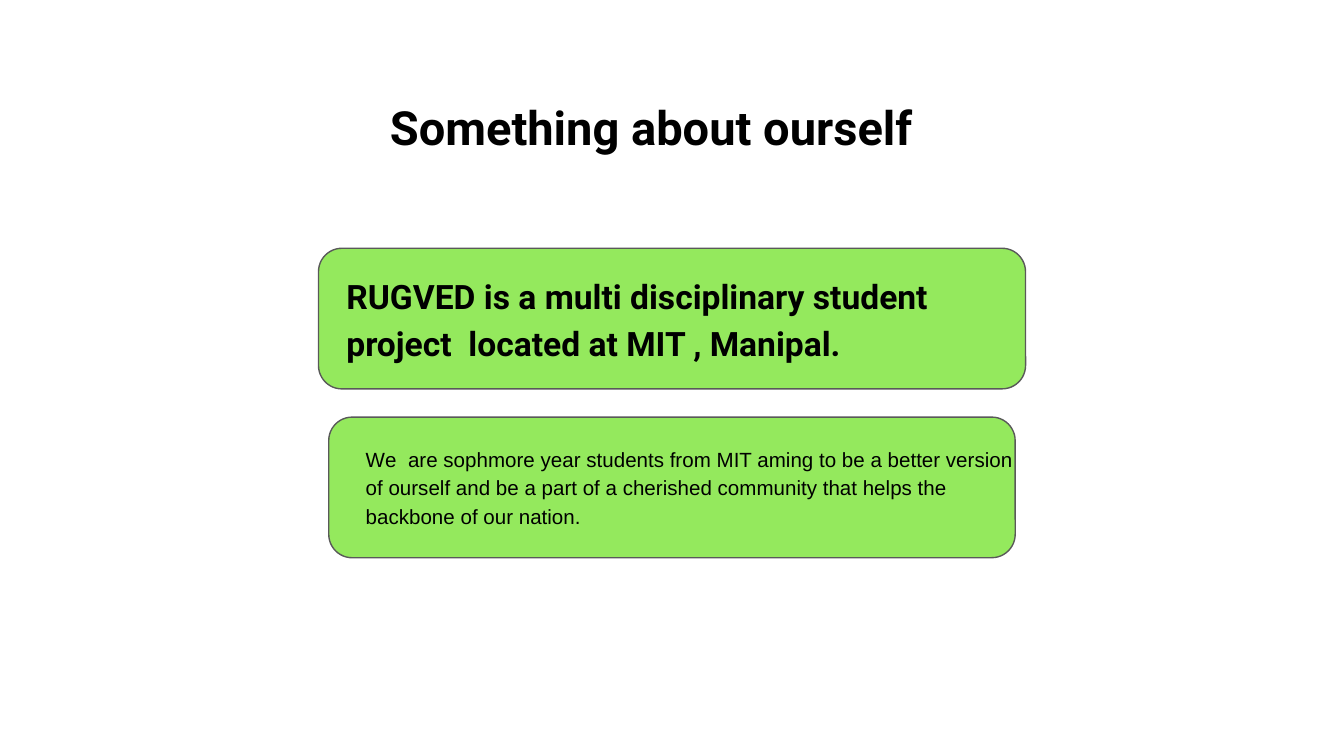
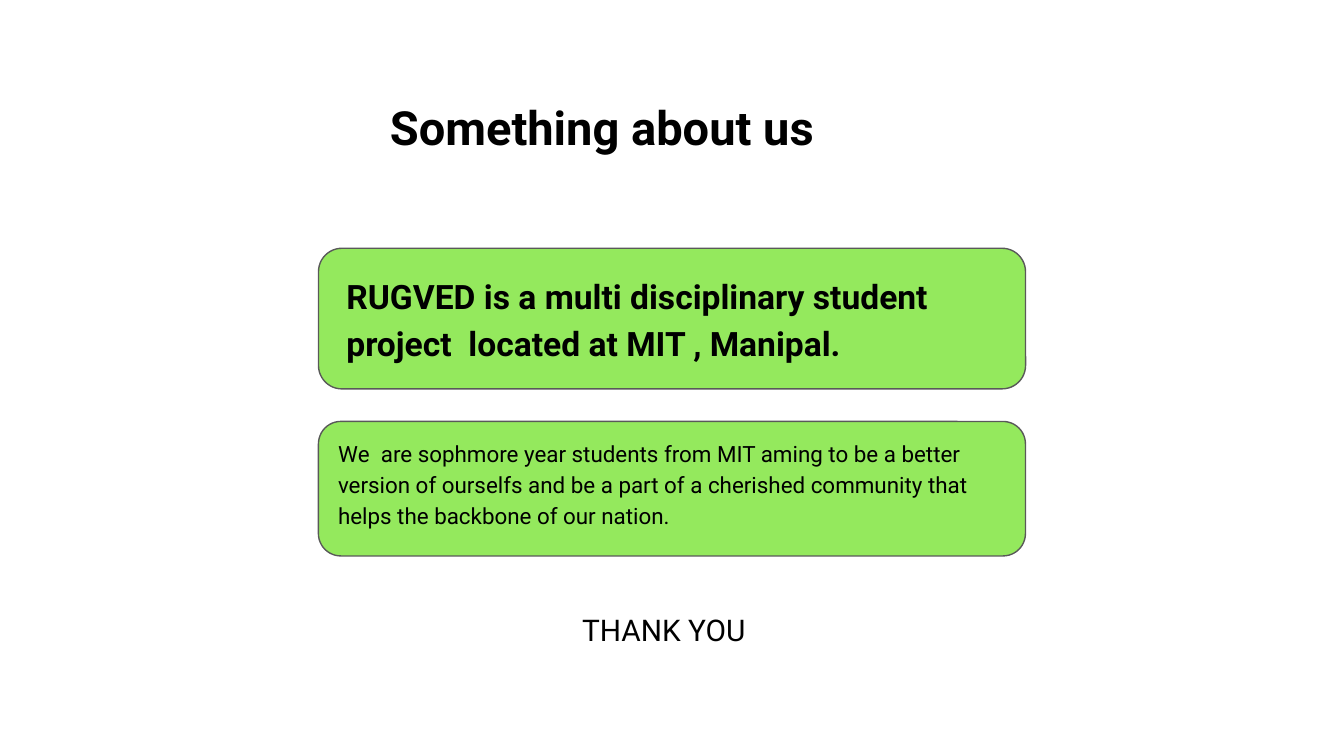
Before and after one commit to harshalplus1/hackmol4.0, a slide deck: slide 12 of HackMoL PPT Format.pptx (slide 10 before the commit). Drawn at 1344x756 pixels with LibreOffice and Linux fonts; fonts in the diff are those of the drawing; background and template pictures are left out. Boxes give left, top, right and bottom in pixels: in the first picture for what was removed or moved away, otherwise in the second. Text is boxed around its words. In the diff, an @@ line names an element or a change of style, - is before the commit and + after.

```diff
--- a/HackMoL PPT Format.pptx
+++ b/HackMoL PPT Format.pptx
@@ title at (390, 109, 814, 155): text changed @@
-Something about ourself
+Something about us
@@ rounded rectangle: place and size @@
-rounded rectangle at (329, 417, 1016, 558)
+rounded rectangle at (319, 422, 1025, 556)
@@ text at (338, 445, 967, 529): text changed; size 11 to 12 pt; font Arial to Roboto @@
-We are sophmore year students from MIT aming to be a better version of ourself and be a part of a cherished community that helps the backbone of our nation.
+We are sophmore year students from MIT aming to be a better version of ourselfs and be a part of a cherished community that helps the backbone of our nation.
@@ text added at (582, 619, 745, 642), 16 pt, text #000000 @@
+THANK YOU
```
Also in this commit, not shown: 9 other slides changed, 2 slides added.
